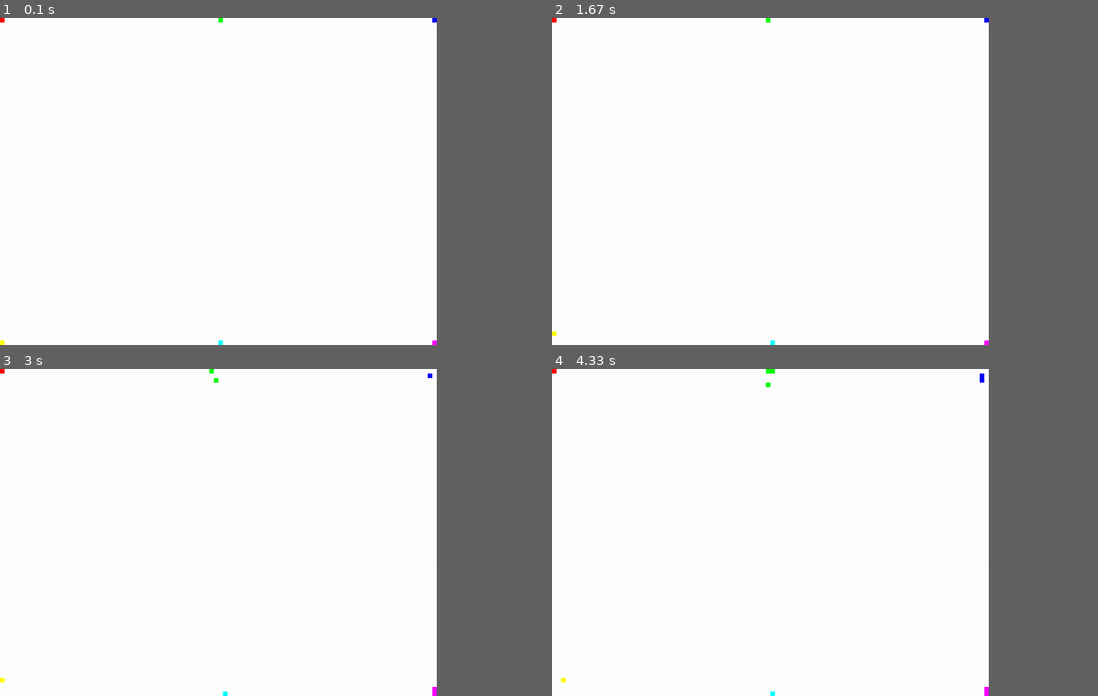
Above: before the commit, frames 1-4 (two rows, left to right).
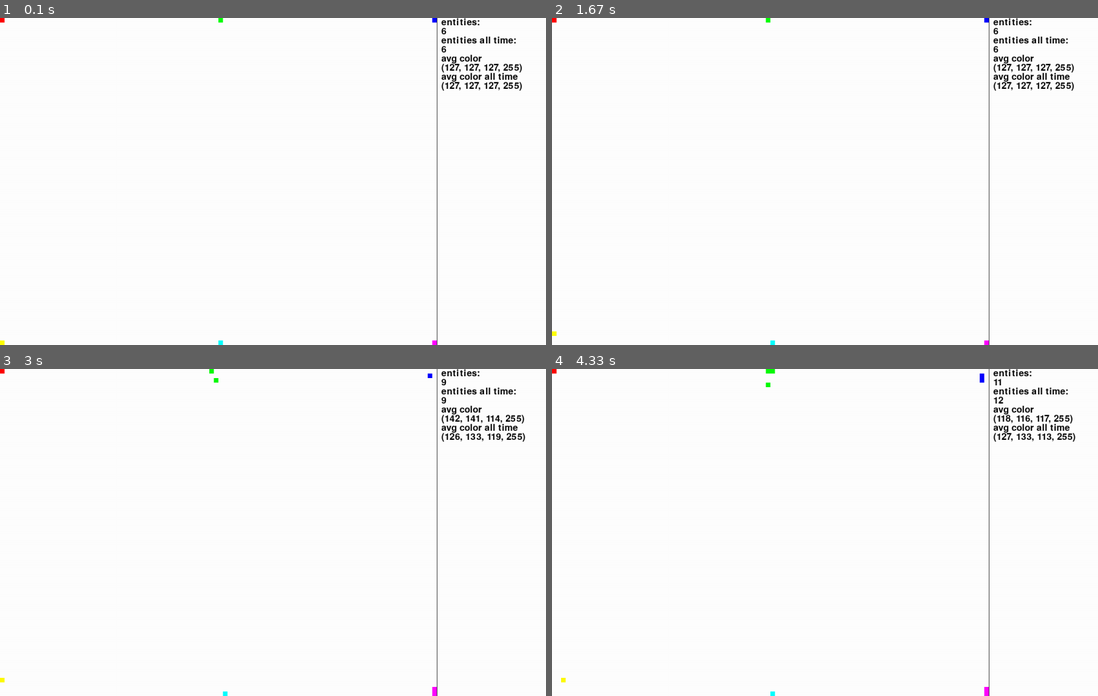
Above: after the commit, the same moments.

Repository: sbwhitt/pygame-life-simulation
Game: pygame game, started from main.py
Two runs of this game, one before a commit and one after it. Both use one fixed random seed, a clock stepped at 60 frames per second and the inputs below.
Inputs:
- Up to frame 1 (0.1 s): no input
- Up to frame 2 (1.67 s): no input
- Up to frame 3 (3 s): no input
- Up to frame 4 (4.33 s): no input
The window is 720x540 before the commit and 900x540 after it. Grey fills any space a smaller window leaves; there, only what the larger window draws over its background counts as a difference.

The runs differ from the first frame. In frame 1, 1.0% of the frame differs, in the area x 80-96%, y 0-100%; in frame 2, 1.0%; in frame 3, 1.0%; in frame 4, 1.0%.

Commit message:
stats displayed in window, teal command, settings

Diff:
--- a/app.py
+++ b/app.py
@@ -16,12 +16,13 @@
         self._running = True
         self.width = settings.WINDOW_WIDTH
         self.height = settings.WINDOW_HEIGHT
+        self.stats_width = settings.STATS_WIDTH
         self.clock = pygame.time.Clock()
-        self.screen = pygame.display.set_mode((self.width, self.height), pygame.SCALED | pygame.RESIZABLE)
+        self.screen = pygame.display.set_mode((self.width+self.stats_width, self.height), pygame.SCALED | pygame.RESIZABLE)
         # self.p = player.Player(int(self.width/2), 0)
         self.p = player.Player(1000, 1000)
         self.entities = []
-        self.total_ent = len(self.entities)
+        self.total_ent = 0
         self.keys = []
         self.dir_timer = 0
         self.move_timer = 0
@@ -30,7 +31,10 @@
 
     def on_init(self):
         pygame.init()
+        pygame.font.init()
+        self.font = pygame.font.Font(pygame.font.get_default_font(), settings.FONT_SIZE)
         self._build_entities()
+        self.total_ent = len(self.entities)
         self._running = True
 
     def on_event(self, event):
@@ -81,6 +85,7 @@
                     e.age_timer = 0
                 else:
                     e.age_timer += self.clock.get_time()
+        self._display_stats()
         pygame.display.flip()
 
     def on_cleanup(self):
@@ -116,6 +121,25 @@
         self._add_start_entities()
         self.avg_color = self._find_avg_color(self.entities)
 
+    def _display_stats(self):
+        ent_title = pygame.font.Font.render(self.font, "entities: ", True, colors.BLACK)
+        ent_txt = pygame.font.Font.render(self.font, str(len(self.entities)), True, colors.BLACK)
+        total_ent_title = pygame.font.Font.render(self.font, "entities all time: ", True, colors.BLACK)
+        total_ent_txt = pygame.font.Font.render(self.font, str(self.total_ent), True, colors.BLACK)
+        avg_color_title = pygame.font.Font.render(self.font, "avg color", True, colors.BLACK)
+        avg_color_txt = pygame.font.Font.render(self.font, str(self._find_avg_color(self.entities)), True, colors.BLACK)
+        total_color_title = pygame.font.Font.render(self.font, "avg color all time", True, colors.BLACK)
+        total_color_txt = pygame.font.Font.render(self.font, str(self.avg_color), True, colors.BLACK)
+        self.screen.blit(ent_title, (self.width+10, 0))
+        self.screen.blit(ent_txt, (self.width+10, settings.FONT_SIZE))
+        self.screen.blit(total_ent_title, (self.width+10, settings.FONT_SIZE*2))
+        self.screen.blit(total_ent_txt, (self.width+10, settings.FONT_SIZE*3))
+        self.screen.blit(avg_color_title, (self.width+10, settings.FONT_SIZE*4))
+        self.screen.blit(avg_color_txt, (self.width+10, settings.FONT_SIZE*5))
+        self.screen.blit(total_color_title, (self.width+10, settings.FONT_SIZE*6))
+        self.screen.blit(total_color_txt, (self.width+10, settings.FONT_SIZE*7))
+        pygame.draw.line(self.screen, colors.BLACK, (self.width, 0), (self.width, self.height))
+
     def _p_collides(self, p, e):
         return p.loc == e.loc
 
@@ -166,6 +190,9 @@
         elif key == '5':
             for e in entities:
                 e.color.update(255, 0, 255)
+        elif key == '6':
+            for e in entities:
+                e.color.update(0, 255, 255)
         elif key == 'c':
             for e in entities:
                 r_cpy, g_cpy, b_cpy = e.color.r, e.color.g, e.color.b
--- a/settings.py
+++ b/settings.py
@@ -1,5 +1,8 @@
 WINDOW_WIDTH = 960
 WINDOW_HEIGHT = 720
+STATS_WIDTH = 240
+
+FONT_SIZE = 20
 
 LOGGING = 0
 
